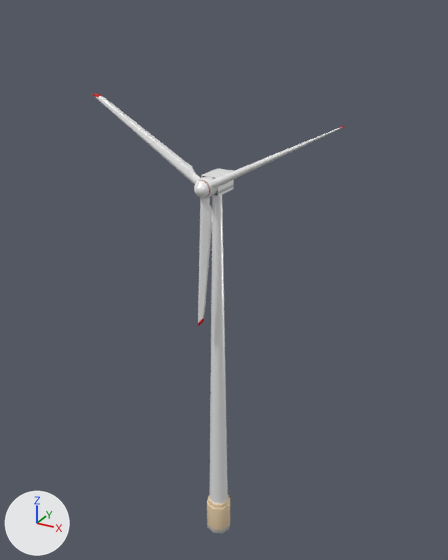
One commit to the glTF model public/EolicAnimate.glb: the scene before it, then after it.
Camera for both pictures: a 50 mm camera at (18.5, -32.9, 37.8) aimed at (0.2, 0.5, 21.1). Arrows for +X, +Y and +Z are at lower left; the lights stay in place. Where no turn or scale is listed for an object, it has been applied to the vertices.
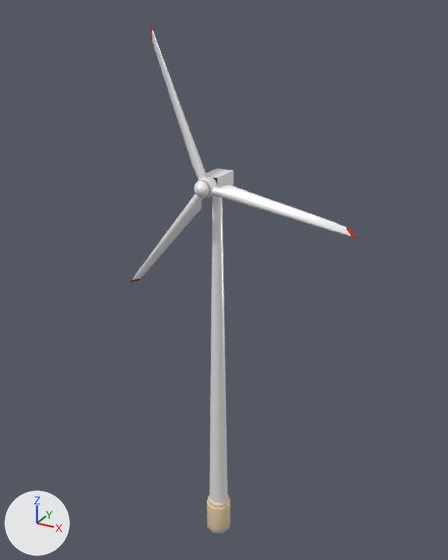
Pixel boxes (x1, y1, x2, y2) of what changed, in the pictures (448 x 560 px):
'Cylinder.004', added
    after: (131, 26, 356, 282)
'Cylinder', deleted
    before: (92, 94, 345, 326)

Diff of the bpy script that builds the scene:
```diff
--- a/public/EolicAnimate.glb.py
+++ b/public/EolicAnimate.glb.py
@@ me_cylinder_005 @@
+me_cylinder_005.from_pydata(...)  # 726 vertices, 1436 faces; spans x -6.1..9.5, y -0.9..0.5, z -7.5..9.0
+me_cylinder_005.materials.append(mat_eolico)  # picture img_paletas_04_png
@@ ob_cylinder @@
-ob_cylinder = bpy.data.objects.new('Cylinder', me_cylinder)
-ob_cylinder.location = (-0.03, -1.42, 27.84)
@@ ob_cylinder_004 @@
+ob_cylinder_004 = bpy.data.objects.new('Cylinder.004', me_cylinder_005)
+ob_cylinder_004.location = (-0.01, -1.42, 27.83)
```
